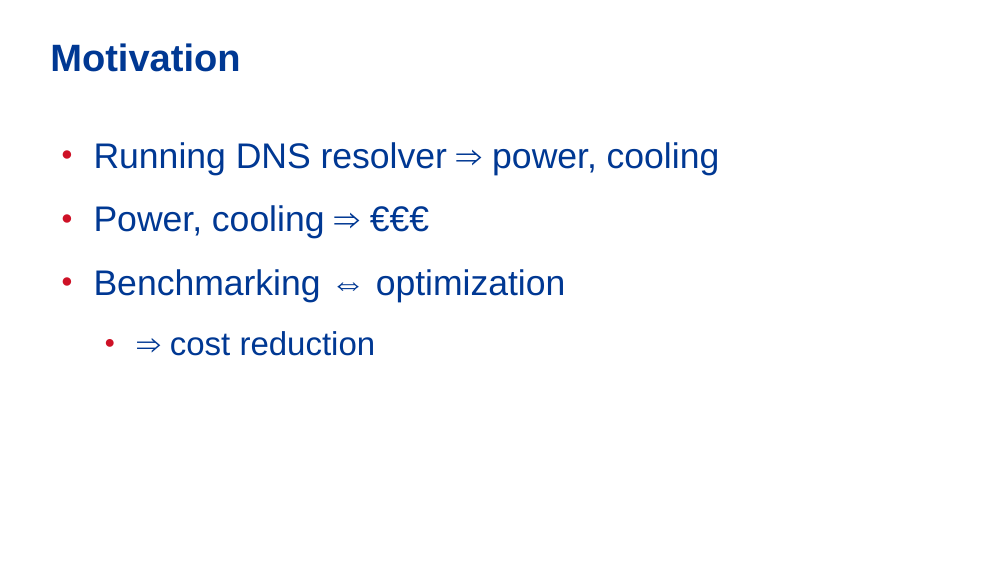
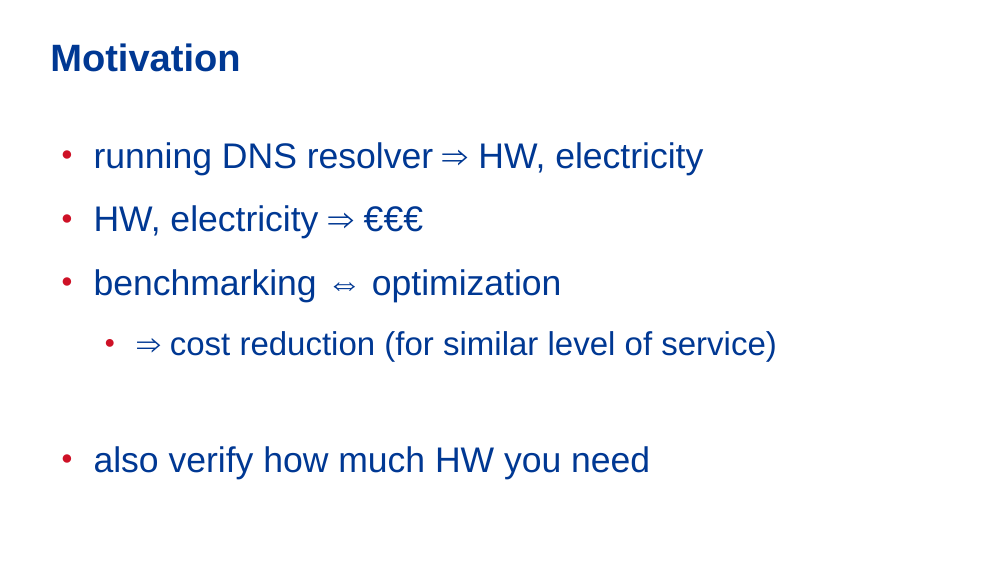
Before and after one commit to vcunat/nic-slides, a slide deck: slide 3 of 19-bench/benchmarking.odp. Drawn at 1008x567 pixels with LibreOffice and Linux fonts; fonts in the diff are those of the drawing; background and template pictures are left out. Boxes give left, top, right and bottom in pixels: in the first picture for what was removed or moved away, otherwise in the second. Text is boxed around its words. In the diff, an @@ line names an element or a change of style, - is before the commit and + after.

Commit message:
19-bench: finishing touches
This was presented on Nordic Domain Days.

```diff
--- a/19-bench/benchmarking.odp
+++ b/19-bench/benchmarking.odp
@@ text at [94,142,777,479]: text changed @@
-● Running DNS resolver ⇒ power, cooling
-● Power, cooling ⇒ €€€
-● Benchmarking ⇔ optimization
-  ● ⇒ cost reduction
+● running DNS resolver ⇒ HW, electricity
+● HW, electricity ⇒ €€€
+● benchmarking ⇔ optimization
+  ● ⇒ cost reduction (for similar level of service)
+● also verify how much HW you need
```
Also in this commit, not shown: 17 other slides changed, 1 slide removed.
